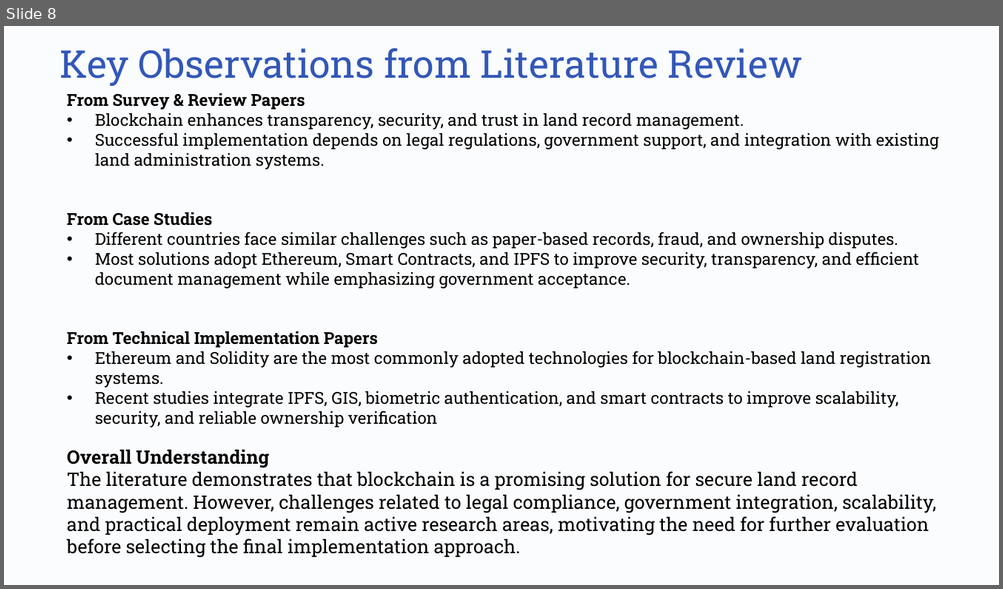
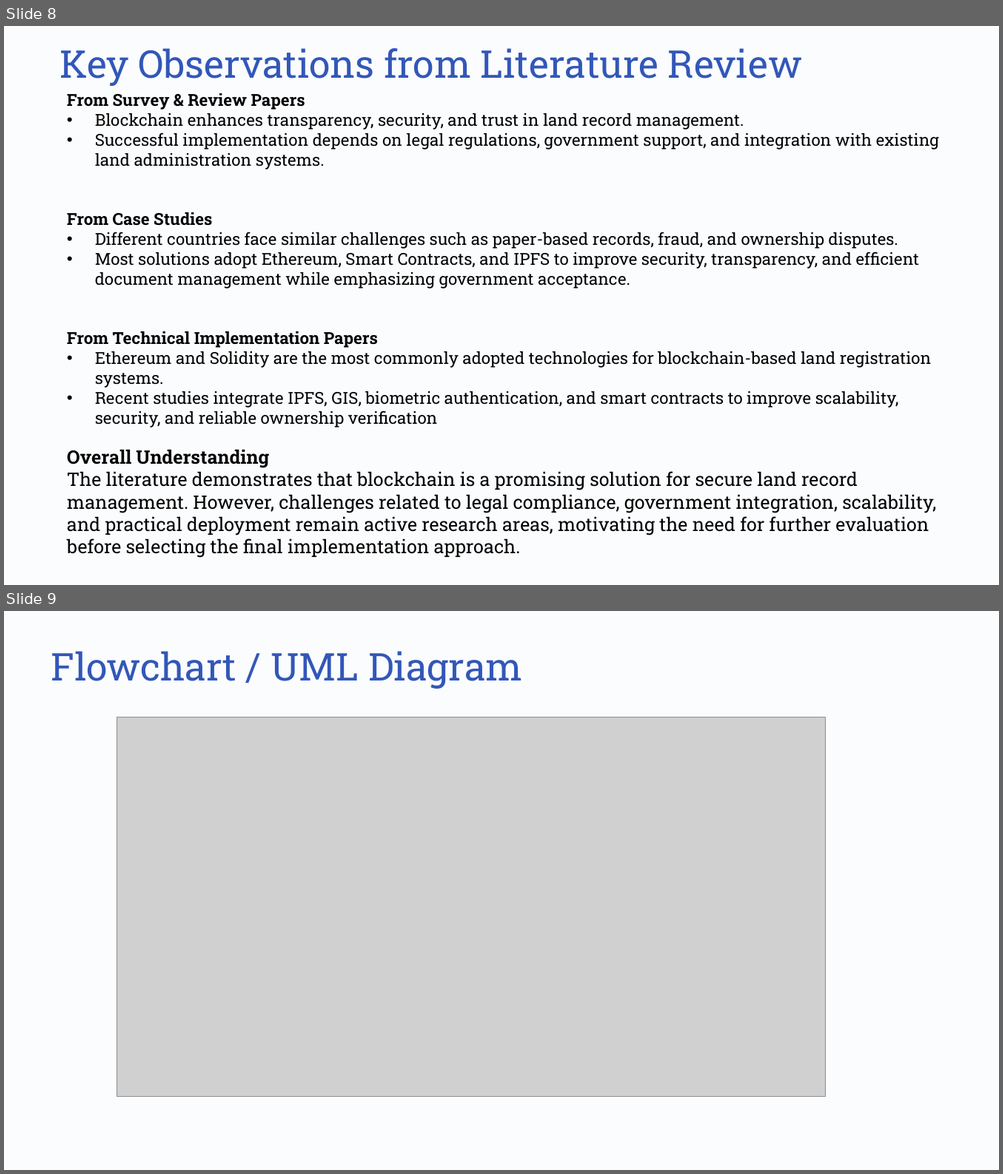
Before and after one commit to mansoorXcoder/bct, a slide deck: doc/T_4_Review_2.pptx. Shown one above the other, each under a label of ours: slide 8 before the commit, slides 8 and 9 after it. The pictures are 1003x589 and 1003x1174 pixels, drawn with LibreOffice and Linux fonts; fonts in the diff are those of the drawing; grey boxes stand for pictures; background and template pictures are left out. Boxes give left, top, right and bottom in pixels: in the first picture for what was removed or moved away, otherwise in the second. Text is boxed around its words. In the diff, an @@ line names an element or a change of style, - is before the commit and + after.

```diff
--- a/doc/T_4_Review_2.pptx
+++ b/doc/T_4_Review_2.pptx
@@ slide 9 added at <box>4,611,999,1170</box>, background #000000; not listed: 1 template element that a slide beside it also shows @@
@@ text added at <box>51,651,523,689</box>, 37 pt, text #3257B8 @@
+Flowchart / UML Diagram
@@ picture added at <box>116,718,825,1096</box> @@
```
Also in this commit, not shown: 1 slide changed, 3 other slides added, 3 slides removed, 2 other files.
